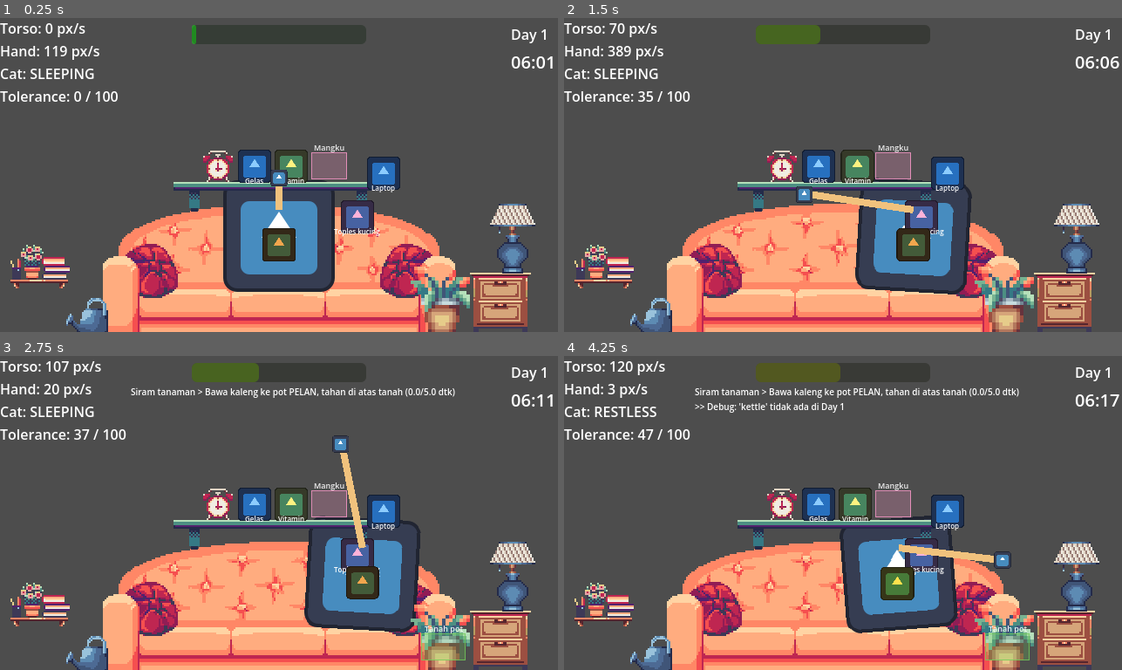
Above: before the commit, frames 1-4 (two rows, left to right).
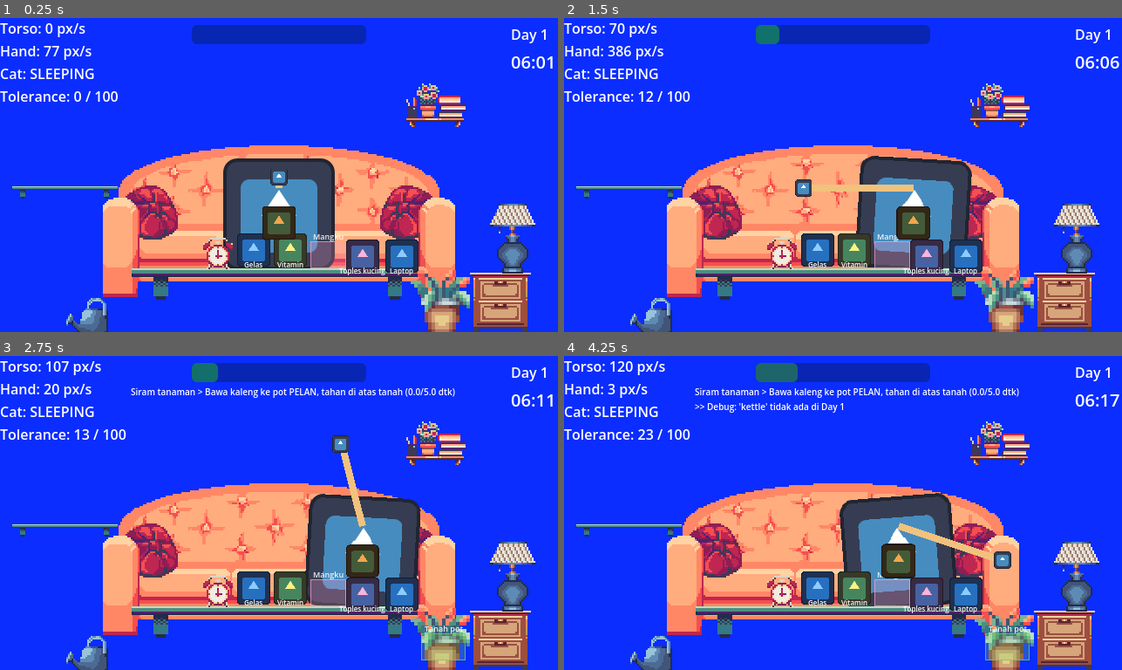
Above: after the commit, the same moments.

Repository: frlbelajarngoding/Cat-on-My-Lap
Game: Godot game, scene res://scenes/main.tscn
Two runs of this game, one before a commit and one after it. Both use one fixed random seed, a clock stepped at 60 frames per second and the inputs below. The engine's default icon, where the game draws it, is replaced by a stand-in: a white triangle on a blue panel in a dark square.
Inputs (mouse positions are in pixels of both pictures, inside the frame that each line leads up to):
- Up to frame 1 (0.25 s): no input
- Up to frame 2 (1.5 s): tap Enter at 0.5 s; move the mouse to (965, 159) at 0.52 s; press the mouse at (965, 159) at 0.53 s; hold D (move_right) 0.53-1.28 s; move the mouse to (731, 190) at 1.27 s; release the mouse at (731, 190) at 1.28 s; hold A (move_left) from 1.28 s (still down); tap R at 1.35 s
- Up to frame 3 (2.75 s): move the mouse to (334, 443) at 2.02 s; release A (move_left) at 2.03 s; hold D (move_right) from 2.03 s (still down); tap 1 at 2.1 s
- Up to frame 4 (4.25 s): move the mouse to (815, 575) at 2.77 s; tap 2 at 2.85 s; move the mouse to (1010, 560) at 3.52 s; release D (move_right) at 3.53 s; hold A (move_left) from 3.53 s (still down); tap 3 at 3.6 s

The runs differ from the first frame. In frame 1, 91% of the frame differs, in the area x 0-100%, y 0-100%; in frame 2, 91%; in frame 3, 90%; in frame 4, 91%.

Commit message:
upload dari laptop

Diff:
--- a/scenes/main.tscn
+++ b/scenes/main.tscn
@@ -15,7 +15,6 @@
 script = ExtResource("1_sugp2")
 
 [node name="Background" type="ColorRect" parent="." unique_id=305389482]
-visible = false
 offset_right = 640.0
 offset_bottom = 360.0
 mouse_filter = 2
@@ -27,12 +26,12 @@
 texture = ExtResource("2_choun")
 
 [node name="Sofa" type="Sprite2D" parent="." unique_id=1026578783]
-position = Vector2(320, 300)
+position = Vector2(320, 233)
 scale = Vector2(2, 2)
 texture = ExtResource("7_sofa")
 
 [node name="Bookshelf" type="Sprite2D" parent="." unique_id=406727894]
-position = Vector2(46, 285)
+position = Vector2(500, 100)
 scale = Vector2(2, 2)
 texture = ExtResource("8_shelf")
 
@@ -42,11 +41,16 @@
 texture = ExtResource("9_lamp")
 
 [node name="Player" parent="." unique_id=1265673362 instance=ExtResource("1_0wfyh")]
-position = Vector2(320, 250)
+position = Vector2(320, 225)
 
 [node name="LowTable" type="Sprite2D" parent="." unique_id=104053280]
-position = Vector2(320, 205)
-scale = Vector2(2, 2)
+position = Vector2(320, 305)
+scale = Vector2(2.8, 2.171)
+texture = ExtResource("10_table")
+
+[node name="LowTable2" type="Sprite2D" parent="." unique_id=2017700351]
+position = Vector2(75, 200)
+scale = Vector2(1, 0.775)
 texture = ExtResource("10_table")
 
 [node name="TaskManager" type="Node" parent="." unique_id=1875803857]
--- a/scenes/tasks/alarm.tscn
+++ b/scenes/tasks/alarm.tscn
@@ -1,20 +1,20 @@
-[gd_scene format=3]
+[gd_scene format=3 uid="uid://cyo4tysanuqk2"]
 
-[ext_resource type="Script" path="res://scripts/task.gd" id="1_task"]
-[ext_resource type="Script" path="res://scripts/task_zone.gd" id="2_zone"]
+[ext_resource type="Script" uid="uid://dbtgakyr6tnca" path="res://scripts/task.gd" id="1_task"]
+[ext_resource type="Script" uid="uid://dwa1m5j6o4hx3" path="res://scripts/task_zone.gd" id="2_zone"]
 [ext_resource type="PackedScene" uid="uid://ex2guyy041n3" path="res://scenes/draggable.tscn" id="3_drag"]
-[ext_resource type="Texture2D" path="res://assets/sprites/alarm_clock.png" id="4_alarm_clock"]
+[ext_resource type="Texture2D" uid="uid://jbtpy27ys8t1" path="res://assets/sprites/alarm_clock.png" id="4_alarm_clock"]
 
-[node name="AlarmTask" type="Node2D"]
+[node name="AlarmTask" type="Node2D" unique_id=66305715]
 script = ExtResource("1_task")
 
-[node name="TableZone" type="Node2D" parent="."]
+[node name="TableZone" type="Node2D" parent="." unique_id=1095648697]
 position = Vector2(320, 170)
 script = ExtResource("2_zone")
 size = Vector2(190, 36)
 label_text = "Meja"
 
-[node name="Alarm" parent="." instance=ExtResource("3_drag")]
-position = Vector2(250, 170)
+[node name="Alarm" parent="." unique_id=842947175 instance=ExtResource("3_drag")]
+position = Vector2(250, 270)
 item_name = "alarm_clock"
 texture = ExtResource("4_alarm_clock")
--- a/scenes/tasks/cat_bowl.tscn
+++ b/scenes/tasks/cat_bowl.tscn
@@ -1,22 +1,22 @@
-[gd_scene format=3]
+[gd_scene format=3 uid="uid://c8v3ijcc7v281"]
 
-[ext_resource type="Script" path="res://scripts/task.gd" id="1_task"]
-[ext_resource type="Script" path="res://scripts/task_zone.gd" id="2_zone"]
+[ext_resource type="Script" uid="uid://dbtgakyr6tnca" path="res://scripts/task.gd" id="1_task"]
+[ext_resource type="Script" uid="uid://dwa1m5j6o4hx3" path="res://scripts/task_zone.gd" id="2_zone"]
 [ext_resource type="PackedScene" uid="uid://ex2guyy041n3" path="res://scenes/draggable.tscn" id="3_drag"]
 
-[node name="CatBowlTask" type="Node2D"]
+[node name="CatBowlTask" type="Node2D" unique_id=689077459]
 script = ExtResource("1_task")
 
-[node name="BowlZone" type="Node2D" parent="."]
-position = Vector2(378, 170)
+[node name="BowlZone" type="Node2D" parent="." unique_id=1738663913]
+position = Vector2(377, 272)
 script = ExtResource("2_zone")
 size = Vector2(40, 30)
 label_text = "Mangkuk"
+color = Color(1, 0.6, 0.8, 0.25)
 show_when_idle = true
-color = Color(1.0, 0.6, 0.8, 0.25)
 
-[node name="CatJar" parent="." instance=ExtResource("3_drag")]
-position = Vector2(410, 228)
+[node name="CatJar" parent="." unique_id=1055348344 instance=ExtResource("3_drag")]
+position = Vector2(416, 273)
 item_name = "cat_jar"
 label_text = "Toples kucing"
-tint = Color(1.0, 0.7, 0.85, 1)
+tint = Color(1, 0.7, 0.85, 1)
--- a/scenes/tasks/fish.tscn
+++ b/scenes/tasks/fish.tscn
@@ -12,40 +12,44 @@
 script = ExtResource("1_task")
 
 [node name="TankBowl" type="Sprite2D" parent="." unique_id=906343070]
-position = Vector2(62, 183)
-scale = Vector2(2, 2)
+position = Vector2(56, 165.75)
+scale = Vector2(1.5, 1.5)
 texture = ExtResource("4_fishtank_bowl")
 
 [node name="TankDecor" type="Sprite2D" parent="." unique_id=57969459]
-position = Vector2(62, 186)
-scale = Vector2(2, 2)
+position = Vector2(54, 165.75)
+scale = Vector2(1.5, 1.5)
 texture = ExtResource("5_fishtank_decor")
 
 [node name="TankFish" type="Sprite2D" parent="." unique_id=431393367]
-position = Vector2(59, 183)
-scale = Vector2(2, 2)
+position = Vector2(53, 165.75)
+scale = Vector2(1.5, 1.5)
 texture = ExtResource("6_fishtank_fish")
 
 [node name="AquariumZone" type="Node2D" parent="." unique_id=1913066033]
-position = Vector2(57, 186)
+position = Vector2(51, 168.75)
+scale = Vector2(1.5, 1.5)
 script = ExtResource("2_zone")
 size = Vector2(64, 40)
 label_text = "Akuarium"
 color = Color(0.3, 0.7, 1, 0.25)
 
 [node name="LidSpot" type="Node2D" parent="." unique_id=112425858]
-position = Vector2(188, 161)
+position = Vector2(96, 178)
+scale = Vector2(0.8, 0.8)
 script = ExtResource("2_zone")
 size = Vector2(36, 36)
 label_text = "Taruh tutup"
 
 [node name="FishLid" parent="." unique_id=247888598 instance=ExtResource("3_drag")]
-position = Vector2(212, 101)
+position = Vector2(120, 114)
+scale = Vector2(0.8, 0.8)
 item_name = "fish_lid"
 label_text = "Tutup pakan"
 tint = Color(0.85, 0.85, 0.9, 1)
 
 [node name="FishCan" parent="." unique_id=1617948632 instance=ExtResource("3_drag")]
-position = Vector2(212, 150)
+position = Vector2(120, 163)
+scale = Vector2(0.8, 0.8)
 item_name = "fish_can"
 texture = ExtResource("7_fish_food")
--- a/scenes/tasks/laptop.tscn
+++ b/scenes/tasks/laptop.tscn
@@ -1,15 +1,14 @@
-[gd_scene format=3]
+[gd_scene format=3 uid="uid://0ta7pwp7i68g"]
 
-[ext_resource type="Script" path="res://scripts/task.gd" id="1_task"]
-[ext_resource type="Script" path="res://scripts/task_zone.gd" id="2_zone"]
+[ext_resource type="Script" uid="uid://dbtgakyr6tnca" path="res://scripts/task.gd" id="1_task"]
 [ext_resource type="PackedScene" uid="uid://ex2guyy041n3" path="res://scenes/draggable.tscn" id="3_drag"]
 
-[node name="LaptopTask" type="Node2D"]
+[node name="LaptopTask" type="Node2D" unique_id=1581492920]
 script = ExtResource("1_task")
 
-[node name="Notif" parent="." instance=ExtResource("3_drag")]
-position = Vector2(440, 178)
+[node name="Notif" parent="." unique_id=427911872 instance=ExtResource("3_drag")]
+position = Vector2(461, 273)
 item_name = "laptop_notif"
 follow_hand = false
 label_text = "Laptop"
-tint = Color(0.55, 0.8, 1.0, 1)
+tint = Color(0.55, 0.8, 1, 1)
--- a/scenes/tasks/microwave.tscn
+++ b/scenes/tasks/microwave.tscn
@@ -1,27 +1,27 @@
-[gd_scene format=3]
+[gd_scene format=3 uid="uid://0yap2mtfpev3"]
 
-[ext_resource type="Script" path="res://scripts/task.gd" id="1_task"]
-[ext_resource type="Script" path="res://scripts/task_zone.gd" id="2_zone"]
+[ext_resource type="Script" uid="uid://dbtgakyr6tnca" path="res://scripts/task.gd" id="1_task"]
+[ext_resource type="Script" uid="uid://dwa1m5j6o4hx3" path="res://scripts/task_zone.gd" id="2_zone"]
 [ext_resource type="PackedScene" uid="uid://ex2guyy041n3" path="res://scenes/draggable.tscn" id="3_drag"]
-[ext_resource type="Texture2D" path="res://assets/sprites/microwave.png" id="4_microwave"]
+[ext_resource type="Texture2D" uid="uid://dp3jecgrta7kf" path="res://assets/sprites/microwave.png" id="4_microwave"]
 
-[node name="MicrowaveTask" type="Node2D"]
+[node name="MicrowaveTask" type="Node2D" unique_id=849882733]
 script = ExtResource("1_task")
 
-[node name="PlateZone" type="Node2D" parent="."]
-position = Vector2(503, 203)
+[node name="PlateZone" type="Node2D" parent="." unique_id=839124431]
+position = Vector2(211, 268)
 script = ExtResource("2_zone")
 size = Vector2(44, 40)
 label_text = "Piring"
 
-[node name="Door" parent="." instance=ExtResource("3_drag")]
-position = Vector2(545, 178)
+[node name="Door" parent="." unique_id=372126935 instance=ExtResource("3_drag")]
+position = Vector2(44, 281)
 item_name = "microwave_door"
 follow_hand = false
 texture = ExtResource("4_microwave")
 
-[node name="Bowl" parent="." instance=ExtResource("3_drag")]
-position = Vector2(545, 228)
+[node name="Bowl" parent="." unique_id=1027452868 instance=ExtResource("3_drag")]
+position = Vector2(170, 269)
 item_name = "microwave_bowl"
 label_text = "Mangkuk"
-tint = Color(1.0, 0.75, 0.45, 1)
+tint = Color(1, 0.75, 0.45, 1)
--- a/scenes/tasks/vitamin.tscn
+++ b/scenes/tasks/vitamin.tscn
@@ -1,39 +1,39 @@
-[gd_scene format=3]
+[gd_scene format=3 uid="uid://b24hq6neailsk"]
 
-[ext_resource type="Script" path="res://scripts/task.gd" id="1_task"]
-[ext_resource type="Script" path="res://scripts/task_zone.gd" id="2_zone"]
+[ext_resource type="Script" uid="uid://dbtgakyr6tnca" path="res://scripts/task.gd" id="1_task"]
+[ext_resource type="Script" uid="uid://dwa1m5j6o4hx3" path="res://scripts/task_zone.gd" id="2_zone"]
 [ext_resource type="PackedScene" uid="uid://ex2guyy041n3" path="res://scenes/draggable.tscn" id="3_drag"]
 
-[node name="VitaminTask" type="Node2D"]
+[node name="VitaminTask" type="Node2D" unique_id=572445774]
 script = ExtResource("1_task")
 
-[node name="TableZone" type="Node2D" parent="."]
-position = Vector2(320, 170)
+[node name="TableZone" type="Node2D" parent="." unique_id=1149148986]
+position = Vector2(319, 266)
 script = ExtResource("2_zone")
 size = Vector2(190, 36)
 label_text = "Meja"
 
-[node name="GlassSpot" type="Node2D" parent="."]
-position = Vector2(292, 170)
+[node name="GlassSpot" type="Node2D" parent="." unique_id=1260719075]
+position = Vector2(291, 266)
 script = ExtResource("2_zone")
 size = Vector2(44, 40)
 label_text = "Gelas"
 
-[node name="MouthZone" type="Node2D" parent="."]
+[node name="MouthZone" type="Node2D" parent="." unique_id=1484353167]
 position = Vector2(320, 198)
 script = ExtResource("2_zone")
 size = Vector2(44, 30)
 label_text = "Mulut"
 attach_to_player = true
 
-[node name="Glass" parent="." instance=ExtResource("3_drag")]
-position = Vector2(292, 170)
+[node name="Glass" parent="." unique_id=1753916512 instance=ExtResource("3_drag")]
+position = Vector2(291, 266)
 item_name = "glass"
 label_text = "Gelas"
-tint = Color(0.55, 0.8, 1.0, 1)
+tint = Color(0.55, 0.8, 1, 1)
 
-[node name="Bottle" parent="." instance=ExtResource("3_drag")]
-position = Vector2(334, 170)
+[node name="Bottle" parent="." unique_id=516185555 instance=ExtResource("3_drag")]
+position = Vector2(333, 266)
 item_name = "vitamin_bottle"
 label_text = "Vitamin"
-tint = Color(1.0, 0.95, 0.5, 1)
+tint = Color(1, 0.95, 0.5, 1)
